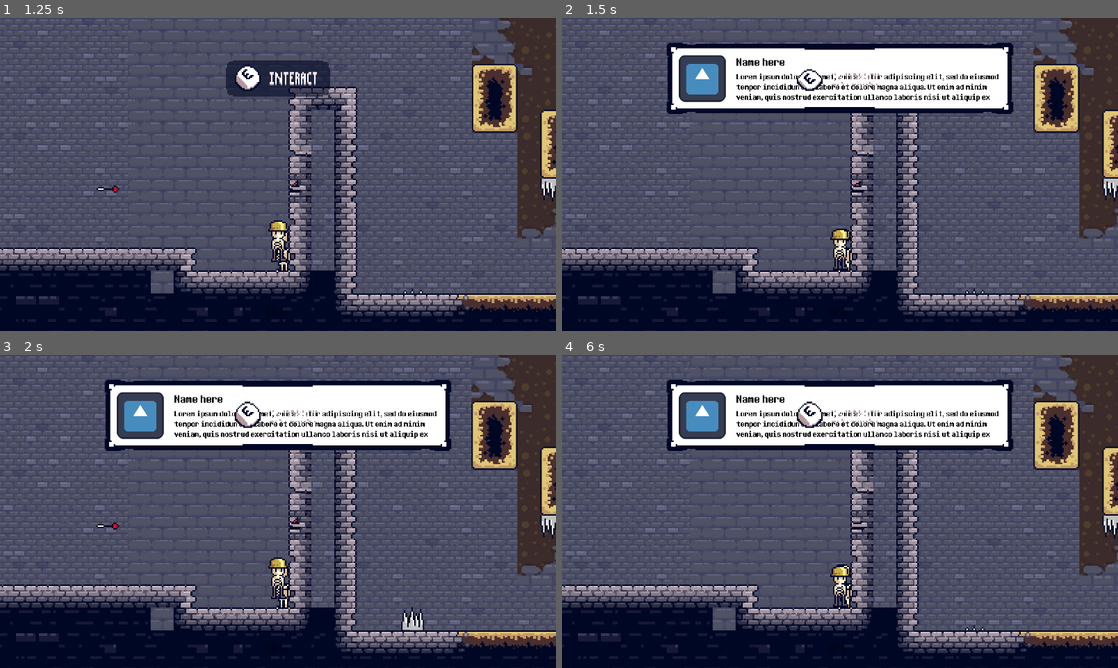
Above: before the commit, frames 1-4 (two rows, left to right).
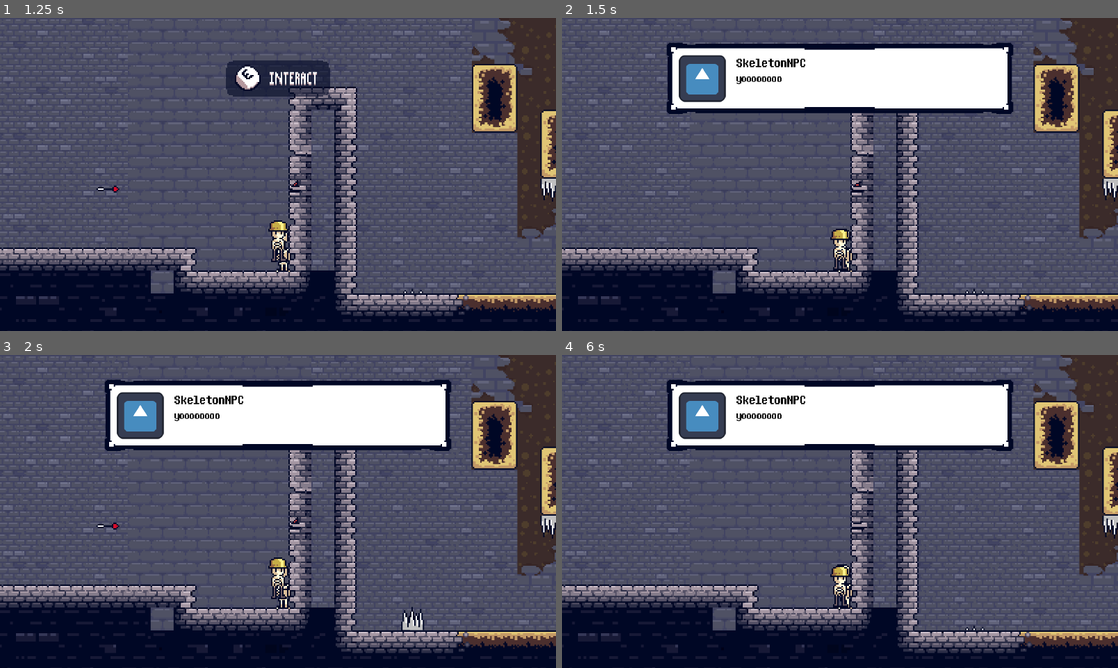
Above: after the commit, the same moments.

Repository: Lukko-Digital/You-Made-The-Dungeon
Game: Godot game, scene res://scenes/level1.tscn
The game is run twice, just before and just after one commit, with the same random seed, the same clock (stepped at 60 frames per second) and the same inputs. The engine's default icon, where the game draws it, is replaced by a stand-in: a white triangle on a blue panel in a dark square.
Inputs:
- Up to frame 1 (1.25 s): hold D (right) from 0.53 s (still down); tap E (interact) at 0.6 s; tap Space (jump) at 0.77 s
- Up to frame 2 (1.5 s): keep holding D (right); tap E (interact) at 1.35 s
- Up to frame 3 (2 s): keep holding D (right); tap Space (jump) at 1.52 s
- Up to frame 4 (6 s): release D (right) at 2.03 s; hold A (left) 2.03-4.28 s; tap E (interact) every 0.75 s from 2.1 to 5.85 s; tap Space (jump) at 3.02, 3.77, 4.52 s; hold D (right) from 4.28 s (still down)

Frame 1 is identical in both runs. In frame 2, 1.6% of the frame differs, in the area x 31-79%, y 12-27%; in frame 3, 1.6%; in frame 4, 1.6%.
Error in both runs: Invalid assignment of property or key 'parameters/conditions/not_shot' with value of type 'bool' on a base object of type 'AnimationTree'. (res://scripts/playe…

Commit message:
update ui script to new node layout

Diff:
--- a/scenes/ui.tscn
+++ b/scenes/ui.tscn
@@ -90,23 +90,6 @@
 [node name="TextTimer" type="Timer" parent="HBoxContainer/VBoxContainer/MarginContainer2/DialogueBox"]
 one_shot = true
 
-[node name="Dialogue" type="Label" parent="HBoxContainer/VBoxContainer/MarginContainer2/DialogueBox"]
-visible = false
-layout_mode = 2
-offset_right = 1200.0
-offset_bottom = 250.0
-grow_horizontal = 2
-grow_vertical = 2
-size_flags_horizontal = 3
-size_flags_vertical = 1
-theme_override_colors/font_color = Color(0, 0, 0, 1)
-theme_override_fonts/font = ExtResource("2_exex5")
-theme_override_font_sizes/font_size = 40
-text = "zao shang hao zong guo xian zai wo you bing qi lin wo hen xi huan bing qi lin"
-horizontal_alignment = 1
-vertical_alignment = 1
-autowrap_mode = 3
-
 [node name="VBoxContainer" type="VBoxContainer" parent="HBoxContainer/VBoxContainer/MarginContainer2/DialogueBox"]
 layout_mode = 1
 anchors_preset = 15
@@ -140,23 +123,23 @@
 layout_mode = 2
 size_flags_horizontal = 3
 
-[node name="Label" type="Label" parent="HBoxContainer/VBoxContainer/MarginContainer2/DialogueBox/VBoxContainer/HBoxContainer/Text"]
+[node name="Name" type="Label" parent="HBoxContainer/VBoxContainer/MarginContainer2/DialogueBox/VBoxContainer/HBoxContainer/Text"]
 custom_minimum_size = Vector2(0, 50)
 layout_mode = 2
 theme_override_colors/font_color = Color(0, 0, 0, 1)
 theme_override_fonts/font = ExtResource("2_exex5")
-theme_override_font_sizes/font_size = 45
+theme_override_font_sizes/font_size = 50
 text = "Name here"
 
 [node name="MarginContainer" type="MarginContainer" parent="HBoxContainer/VBoxContainer/MarginContainer2/DialogueBox/VBoxContainer/HBoxContainer/Text"]
 layout_mode = 2
 
-[node name="Label2" type="Label" parent="HBoxContainer/VBoxContainer/MarginContainer2/DialogueBox/VBoxContainer/HBoxContainer/Text"]
+[node name="Dialogue" type="Label" parent="HBoxContainer/VBoxContainer/MarginContainer2/DialogueBox/VBoxContainer/HBoxContainer/Text"]
 layout_mode = 2
 size_flags_vertical = 3
 theme_override_colors/font_color = Color(0, 0, 0, 1)
 theme_override_fonts/font = ExtResource("2_exex5")
-theme_override_font_sizes/font_size = 32
+theme_override_font_sizes/font_size = 40
 text = "Lorem ipsum dolor sit amet, consectetur adipiscing elit, sed do eiusmod tempor incididunt ut labore et dolore m …(335 unchanged characters)…
 autowrap_mode = 2
 text_overrun_behavior = 1
--- a/scripts/ui.gd
+++ b/scripts/ui.gd
@@ -67,11 +67,14 @@
 func handle_dialogue_display(dialogue_list):
 	if current_dialogue_idx >= len(dialogue_list):
 		$HBoxContainer/VBoxContainer/MarginContainer2/DialogueBox.hide()
+		$HBoxContainer/VBoxContainer/MarginContainer2/DialoguePrompt.hide()
 		num_interactions[current_interactable_npc] += 1
 		current_dialogue_idx = 0
 		return
 
 	$HBoxContainer/VBoxContainer/MarginContainer2/DialogueBox.show()
-	$HBoxContainer/VBoxContainer/MarginContainer2/DialogueBox/Label.text = dialogue_list[current_dialogue_idx]
+	$HBoxContainer/VBoxContainer/MarginContainer2/DialoguePrompt.hide()
+	$HBoxContainer/VBoxContainer/MarginContainer2/DialogueBox/VBoxContainer/HBoxContainer/Text/Name.text = current_interactable_npc
+	$HBoxContainer/VBoxContainer/MarginContainer2/DialogueBox/VBoxContainer/HBoxContainer/Text/Dialogue.text = dialogue_list[current_dialogue_idx]
 
 	current_dialogue_idx += 1
